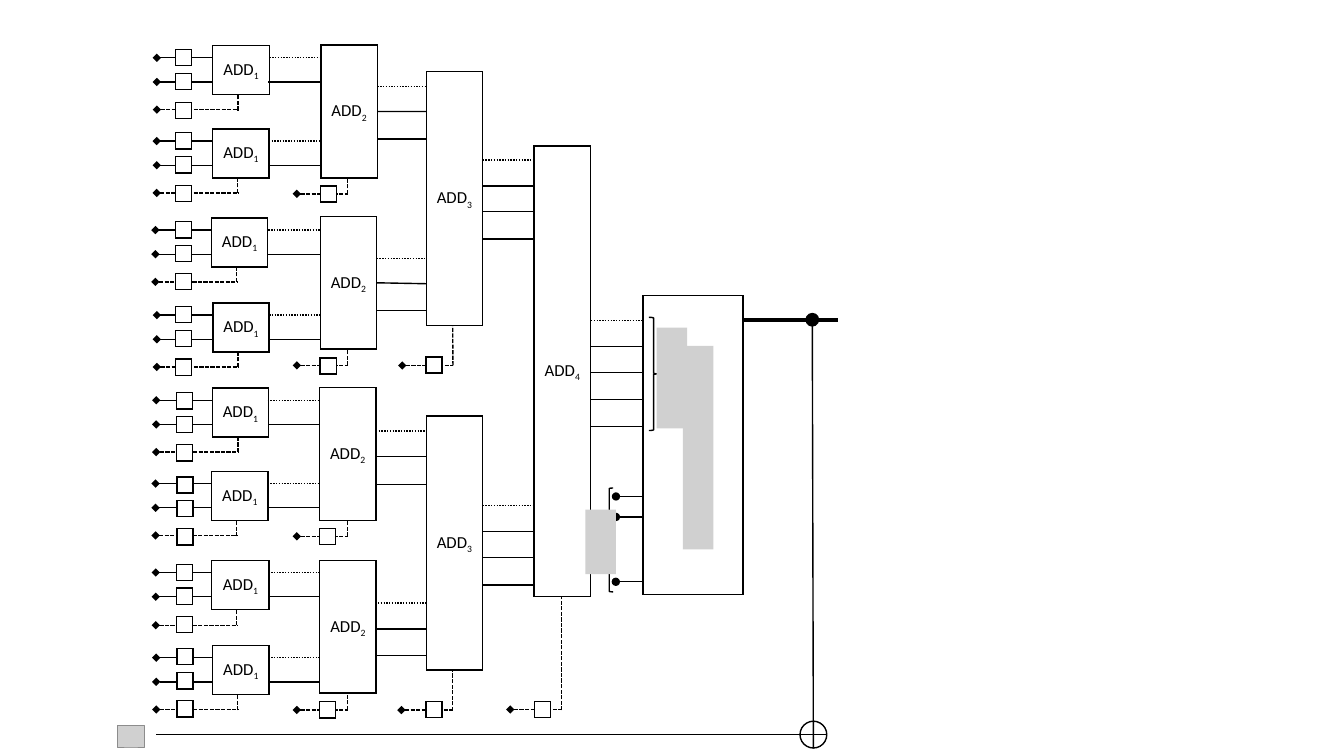
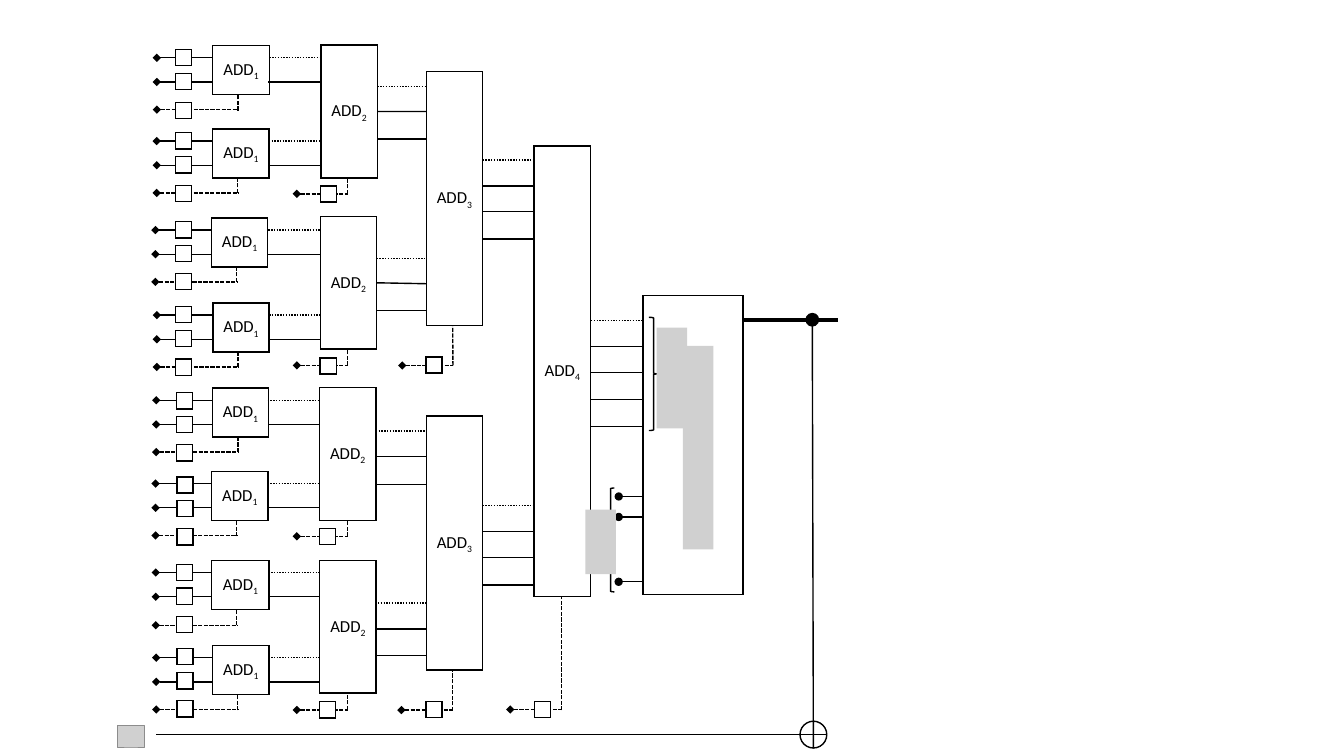
Before and after one commit to jschanck/eprint-2019-1161, a slide deck: slide 1 of figs/popcount.pptx. Drawn at 1344x756 pixels with LibreOffice and Linux fonts; fonts in the diff are those of the drawing; grey boxes stand for pictures; background and template pictures are left out. Boxes give left, top, right and bottom in pixels: in the first picture for what was removed or moved away, otherwise in the second. Text is boxed around its words. In the diff, an @@ line names an element or a change of style, - is before the commit and + after.

```diff
--- a/figs/popcount.pptx
+++ b/figs/popcount.pptx
@@ 3 arrows: place and size @@
-3 arrows at [616, 497, 643, 582]
+3 arrows at [619, 497, 643, 582]
```
Also in this commit, not shown: 1 other file.
